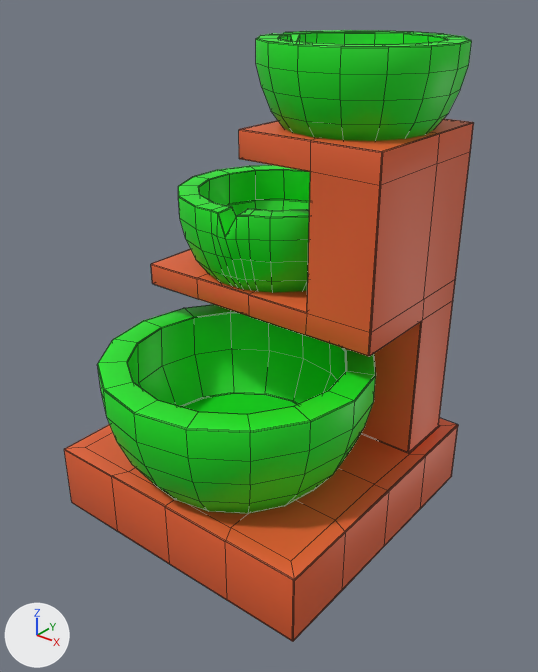
One commit to the FBX model Assets/0LilLuminousLiminalWorkingFolder/Meshes/SetDressing/WaterFountain.fbx: the scene before it, then after it.
Rendered twice from a camera (50 mm lens) standing at (0.736, -0.912, 0.894) and looking at (0.032, -0.032, 0.348). Lighting does not change. The marker at lower left points along +X, +Y and +Z. Mesh edges are drawn as thin lines. Where no turn or scale is listed for an object, it has been applied to the vertices.

The first picture shows 'Base_High'.
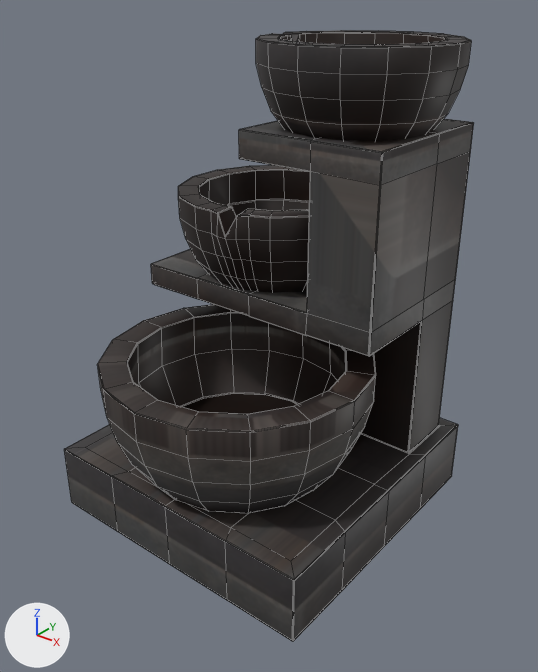
Where the change shows, as pixel boxes (x1, y1, x2, y2) in the pictures (538 x 672 px):
'Base_High', surface changed
    both: (64, 30, 474, 641)

The change in detail:
Picture 'Water_Fountain_Base_BaseMap.png' (img_water_fountain_base_basemap_png) is new.
Picture 'Water_Fountain_Bowls_BaseMap.png' (img_water_fountain_bowls_basemap_png) is new.
In material 'Bowls' (mat_bowls), base_color is no longer (0.0058, 0.8, 0.0123), green #11e71d.
In material 'Bowls' (mat_bowls), texture is now set to img_water_fountain_bowls_basemap_png.
In material 'Base' (mat_base), base_color is no longer (0.8, 0.118, 0.0303), orange #e76031.
In material 'Base' (mat_base), texture is now set to img_water_fountain_base_basemap_png.
me_cube_010 has 1380 vertices, 1328 faces and spans x -0.283..0.243, y -0.355..0.22, z -0.255..0.559.
me_cube_010 is used by ob_base_high; location (0.021, 0.046, 0.252).
me_cube_010 part 1: texture (UV) coordinates of 1328 of 1328 faces, centred in x -0.283..0.241, y -0.346..0.219, z -0.255..0.559, changed; they spanned u 0.0..1.0, v 0.01..1.0 and now span u 0.01..0.99, v 0.01..0.99.
